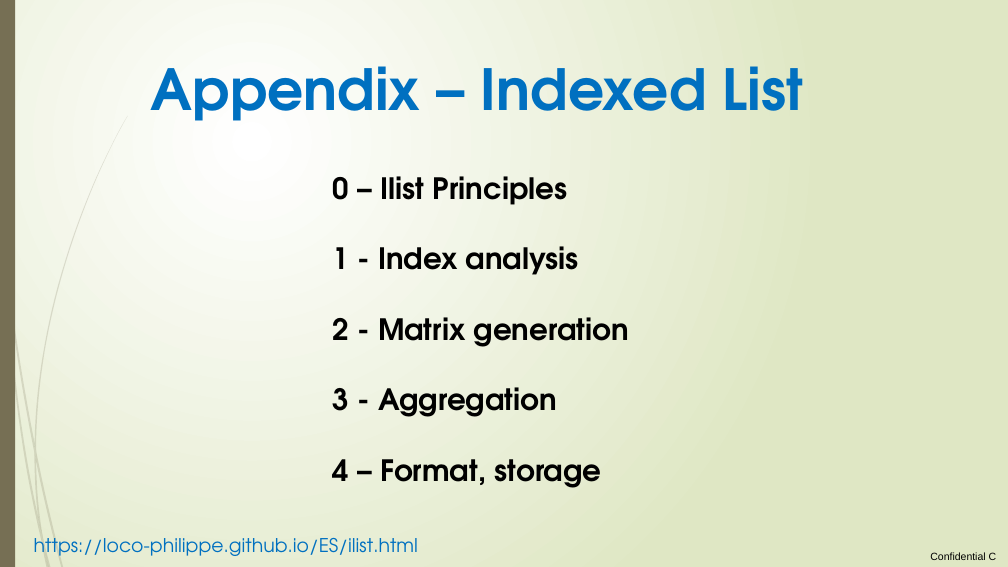
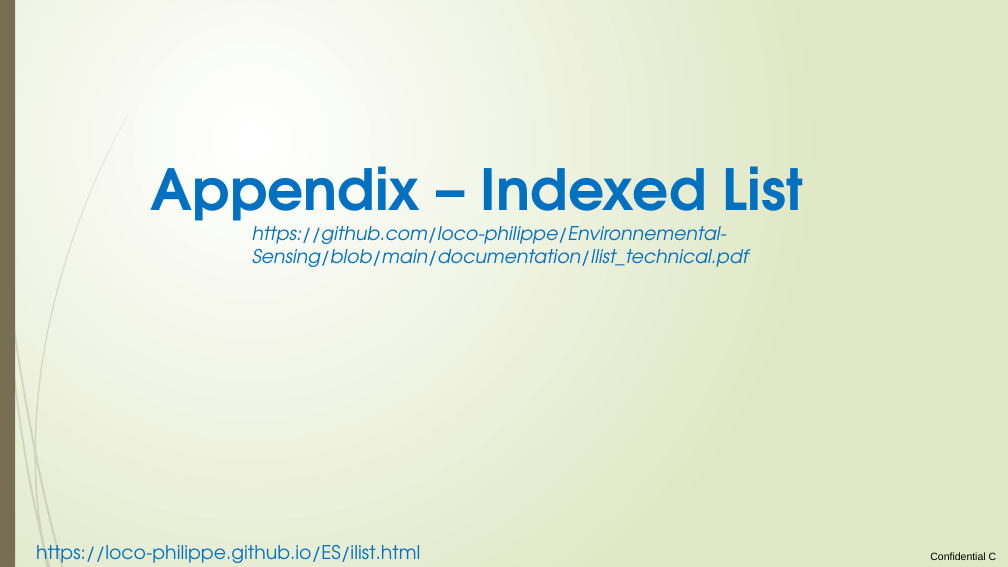
Before and after one commit to loco-philippe/Environmental-Sensing, a slide deck: slide 5 of documentation/csv_to_xarray.pptx. Drawn at 1008x567 pixels with LibreOffice and Linux fonts; fonts in the diff are those of the drawing. Boxes give left, top, right and bottom in pixels: in the first picture for what was removed or moved away, otherwise in the second. Text is boxed around its words. In the diff, an @@ line names an element or a change of style, - is before the commit and + after.

```diff
--- a/documentation/csv_to_xarray.pptx
+++ b/documentation/csv_to_xarray.pptx
@@ title "Appendix – Indexed List" rewrapped from bbox=[151, 66, 804, 121] to bbox=[151, 166, 804, 233] @@
@@ text removed at bbox=[333, 176, 629, 488] @@
-0 – Ilist Principles
-1 - Index analysis
-2 - Matrix generation
-3 - Aggregation
-4 – Format, storage
@@ text added at bbox=[252, 226, 748, 267], 18 pt, text #0070C0, italic @@
+https://github.com/loco-philippe/Environnemental-Sensing/blob/main/documentation/Ilist_technical.pdf
@@ text "https://loco-philippe.github.io/ES/ilist.html": place and size @@
-text "https://loco-philippe.github.io/ES/ilist.html" at bbox=[34, 538, 418, 556]
+text "https://loco-philippe.github.io/ES/ilist.html" at bbox=[36, 545, 420, 563]
```
Also in this commit, not shown: 15 slides removed, 21 other files.
